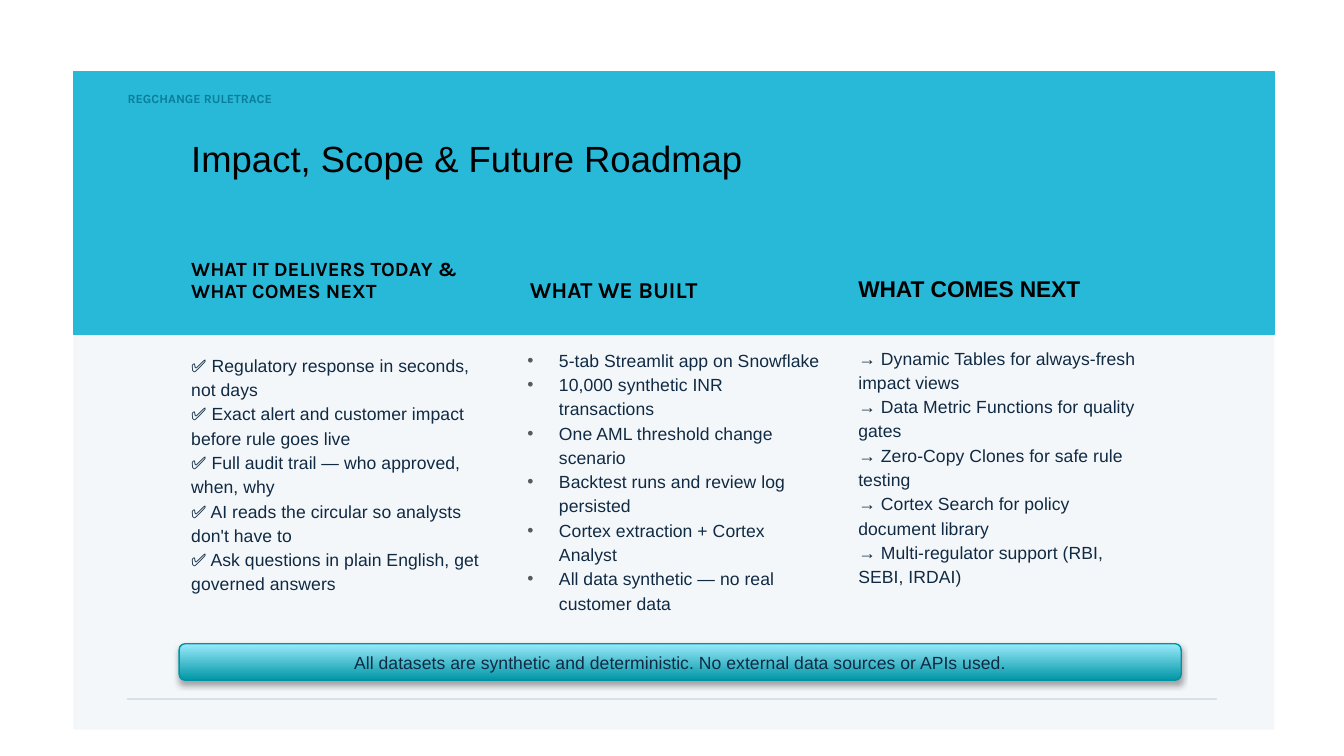
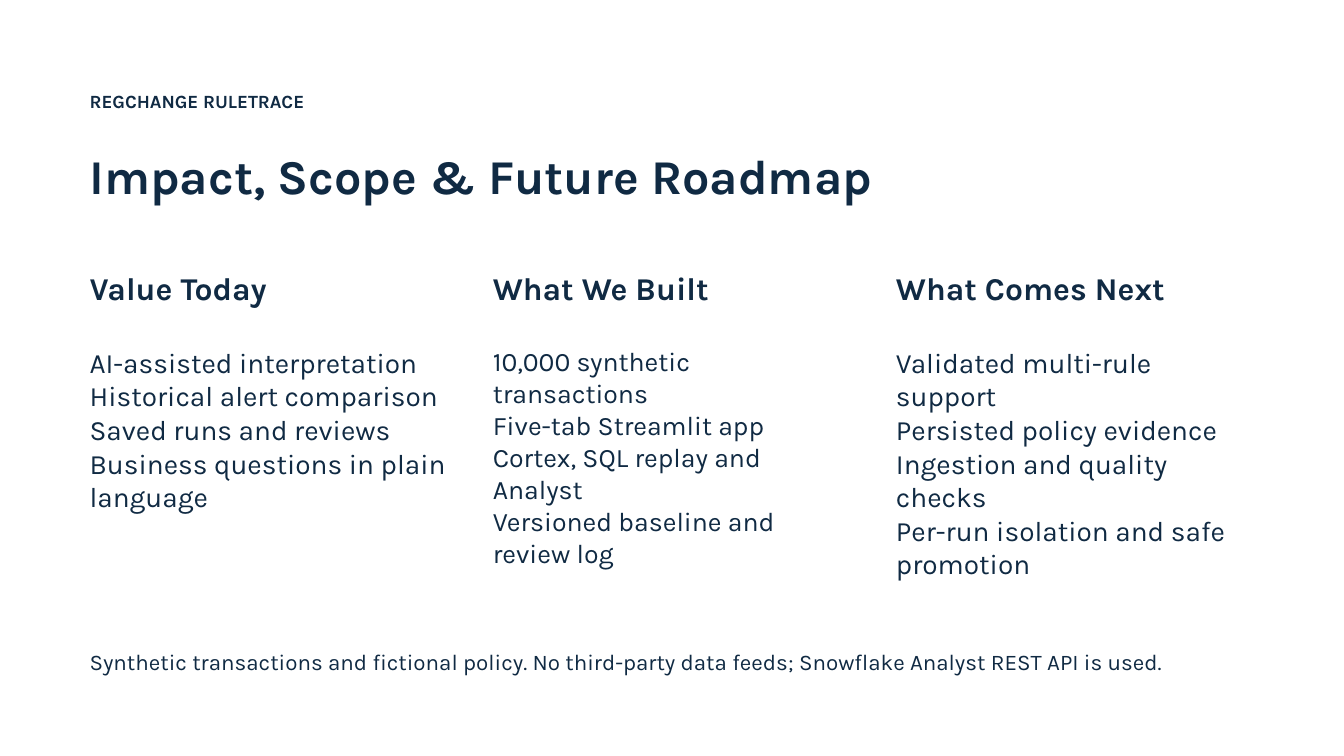
Before and after one commit to yogeshwagh450/regchange-ruletrace, a slide deck: slide 11 of docs/RegChangeRuleTrace_Submission.pptx. Drawn at 1344x756 pixels with LibreOffice and Linux fonts; fonts in the diff are those of the drawing; background and template pictures are left out. Boxes give left, top, right and bottom in pixels: in the first picture for what was removed or moved away, otherwise in the second. Text is boxed around its words. In the diff, an @@ line names an element or a change of style, - is before the commit and + after.

Commit message:
Fix summary prompt accuracy and update docs
Rewrite Cortex COMPLETE prompt to prevent fabricated staffing/hiring claims. Update README, challenges doc, DDL reference, and submission deck. Add logo asset.

Generated with Snowflake CoCo

```diff
--- a/docs/RegChangeRuleTrace_Submission.pptx
+++ b/docs/RegChangeRuleTrace_Submission.pptx
@@ rectangle removed at [74, 71, 1274, 335] @@
@@ rectangle removed at [74, 91, 1274, 730] @@
@@ text "REGCHANGE RULETRACE": place and size @@
-text "REGCHANGE RULETRACE" at [128, 95, 272, 103]
+text "REGCHANGE RULETRACE" at [90, 95, 304, 109]
@@ text "REGCHANGE RULETRACE" at [90, 95, 304, 109]: size 6.8 to 10 pt, text colour #087E9A to #102A43 @@
@@ text "Impact, Scope & Future Roadmap": place and size @@
-text "Impact, Scope & Future Roadmap" at [191, 145, 742, 180]
+text "Impact, Scope & Future Roadmap" at [90, 160, 872, 205]
@@ text "Impact, Scope & Future Roadmap" at [90, 160, 872, 205]: size 19.5 to 26 pt, font Arial to Karla, text colour #000000 to #102A43, bold on @@
@@ text removed at [191, 262, 433, 299] @@
-WHAT IT DELIVERS TODAY & WHAT COMES NEXT
@@ text "What We Built" at [493, 277, 708, 301]: vertical alignment bottom to top @@
@@ text "What Comes Next" at [896, 278, 1165, 301]: vertical alignment bottom to top @@
@@ text added at [90, 278, 267, 308], 17 pt, text #102A43, bold @@
+Value Today
@@ text at [493, 277, 708, 301]: text changed; size 12.2 to 17 pt; text colour #000000 to #102A43 @@
-WHAT WE BUILT
+What We Built
@@ text at [896, 278, 1165, 301]: text changed; size 12.2 to 17 pt; font Arial to Karla; text colour #000000 to #102A43 @@
-WHAT COMES NEXT
+What Comes Next
@@ text added at [90, 353, 446, 514], 15 pt, text #102A43 @@
+AI-assisted interpretation
+Historical alert comparison
+Saved runs and reviews
+Business questions in plain language
@@ text removed at [191, 359, 479, 594] @@
-✅ Regulatory response in seconds, not days
-✅ Exact alert and customer impact before rule goes live
-✅ Full audit trail — who approved, when, why
-✅ AI reads the circular so analysts don't have to
-✅ Ask questions in plain English, get governed answers
@@ text added at [493, 352, 775, 564], 14.2 pt, text #102A43 @@
+10,000 synthetic transactions
+Five-tab Streamlit app
+Cortex, SQL replay and Analyst
+Versioned baseline and review log
@@ text removed at [559, 354, 820, 610] @@
-• 5-tab Streamlit app on Snowflake
-• 10,000 synthetic INR transactions
-• One AML threshold change scenario
-• Backtest runs and review log persisted
-• Cortex extraction + Cortex Analyst
-• All data synthetic — no real customer data
@@ text removed at [858, 352, 1135, 587] @@
-→ Dynamic Tables for always-fresh impact views
-→ Data Metric Functions for quality gates
-→ Zero-Copy Clones for safe rule testing
-→ Cortex Search for policy document library
-→ Multi-regulator support (RBI, SEBI, IRDAI)
@@ text added at [896, 353, 1225, 581], 15 pt, text #102A43 @@
+Validated multi-rule support
+Persisted policy evidence
+Ingestion and quality checks
+Per-run isolation and safe promotion
@@ text added at [90, 654, 1162, 676], 12 pt, text #102A43 @@
+Synthetic transactions and fictional policy. No third-party data feeds; Snowflake Analyst REST API is used.
@@ rounded rectangle removed at [179, 644, 1181, 680] @@
-All datasets are synthetic and deterministic. No external data sources or APIs used.
@@ rectangle removed at [128, 699, 1216, 700] @@
```
Also in this commit, not shown: 1 other slide changed, 7 other files.
